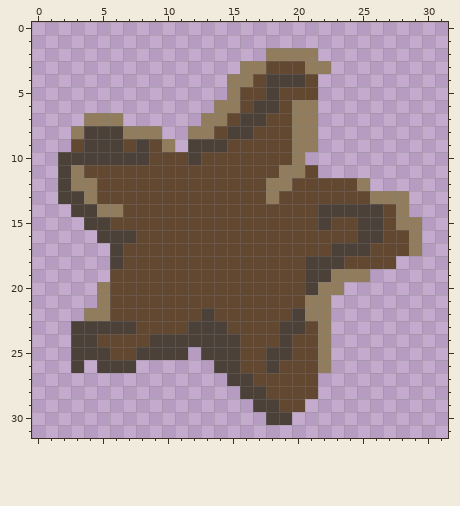
One commit to this pixel-art sprite: assets/Treat Magazine.png. The picture above is the old version.
The file is 64x64 pixels, drawn in blocks of 2x2; one block is one cell here.
Once edited:
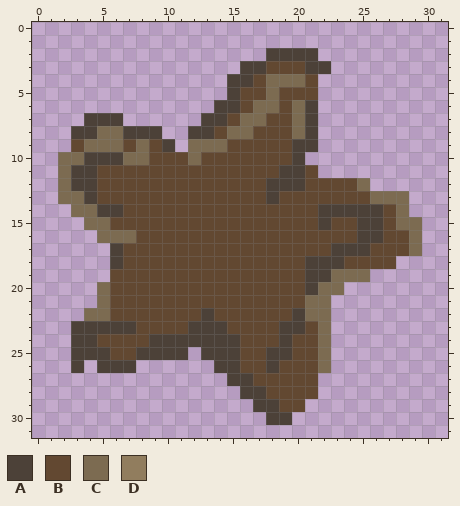
Palette (. is transparent): A #4c4138  B #624831  C #7c6b51  D #917d5e
Difference:
y 2: x 18..21 DDDD -> AAAA
y 3: x 16..17 DD -> AA; x 21..22 DD -> AA
y 4: x 15..16 DD -> AA; x 18..20 AAA -> CCC
y 5: x 15 D -> A; x 18 A -> C
y 6: x 14..15 DD -> AA; x 17..18 AA -> CC; x 20..21 DD -> CA
y 7: x 4..6 DDD -> AAA; x 13..14 DD -> AA; x 16..17 AA -> CC; x 20..21 DD -> CA
y 8: x 3 D -> A; x 5..9 AADDD -> CCAAA; x 12..13 DD -> AA; x 15..16 AA -> CC; x 20..21 DD -> CA
y 9: x 4..6 AAA -> CCC; x 8 A -> C; x 10 D -> A; x 12..14 AAA -> CCC; x 20..21 DD -> AA
y 10: x 2..3 AA -> CC; x 7..8 AA -> CC; x 12 A -> C; x 20 D -> A
y 11: x 2..4 ADB -> CAA; x 19..20 DD -> AA
y 12: x 2..4 ADD -> CAA; x 18..20 DDB -> AAA; x 25 D -> C
y 13: x 2..4 AAD -> CCA; x 18 D -> A; x 26..28 DDD -> CCC
y 14: x 3..6 AADD -> CCAA; x 28 D -> C
y 15: x 4..5 AA -> CC; x 28..29 DD -> CC
y 16: x 5..7 AAA -> CCC; x 29 D -> C
y 17: x 29 D -> C
y 19: x 23..25 DDD -> CCC
y 20: x 5 D -> C; x 22..23 DD -> CC
y 21: x 5 D -> C; x 21..22 DD -> CC
y 22: x 4..5 DD -> CC; x 21..22 DD -> CC
y 23..26: x 22 D -> C
Pixel boxes of the changes (left, top, right, bottom) in both pictures:
changed: (58, 48, 422, 373)
